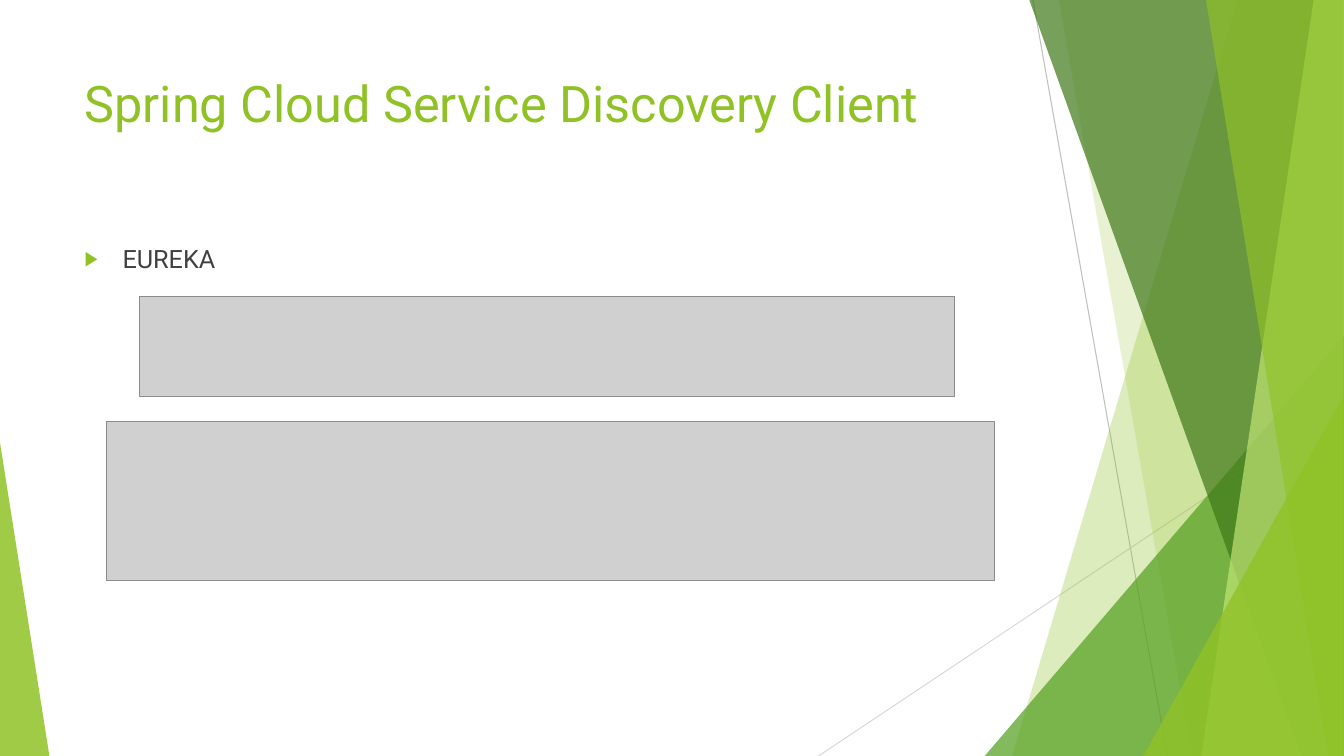
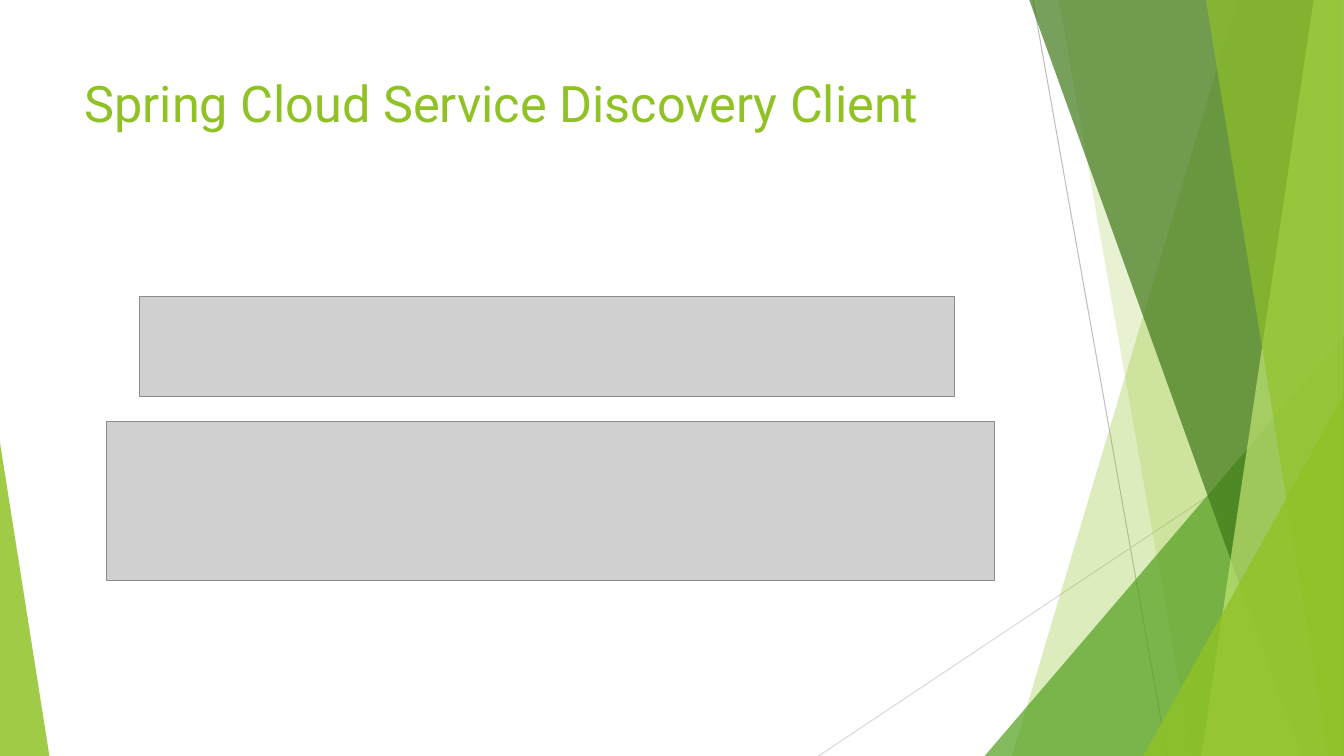
Before and after one commit to brrshh/configuration, a slide deck: slide 20 of Spring Cloud.pptx (slide 13 before the commit). Drawn at 1344x756 pixels with LibreOffice and Linux fonts; fonts in the diff are those of the drawing; grey boxes stand for pictures. Boxes give left, top, right and bottom in pixels: in the first picture for what was removed or moved away, otherwise in the second. Text is boxed around its words. In the diff, an @@ line names an element or a change of style, - is before the commit and + after.

```diff
--- a/Spring Cloud.pptx
+++ b/Spring Cloud.pptx
@@ text removed at box(123, 250, 216, 269) @@
-▶ EUREKA
```
Also in this commit, not shown: 7 other slides changed, 10 slides added, 29 other files.
